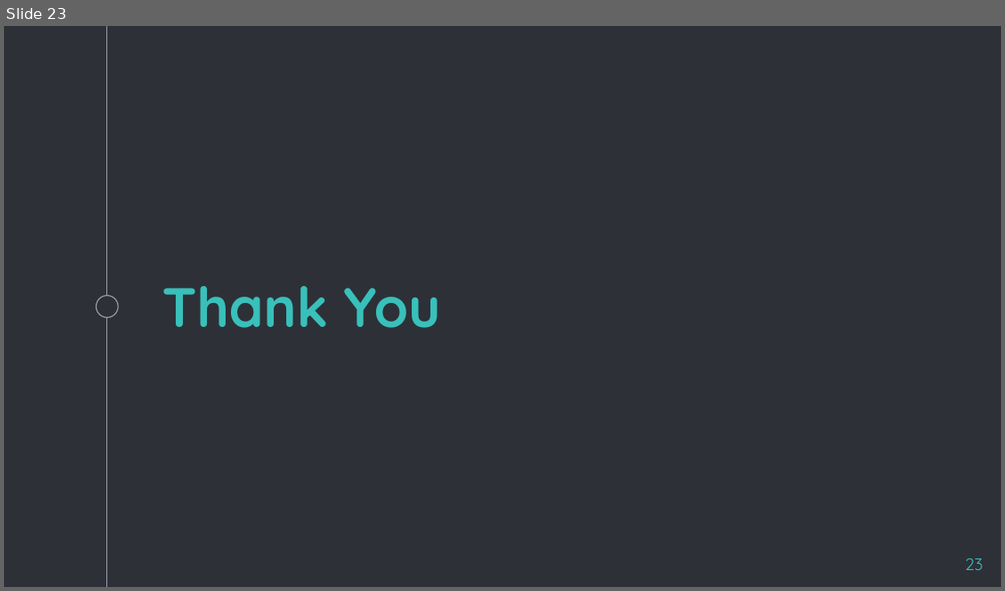
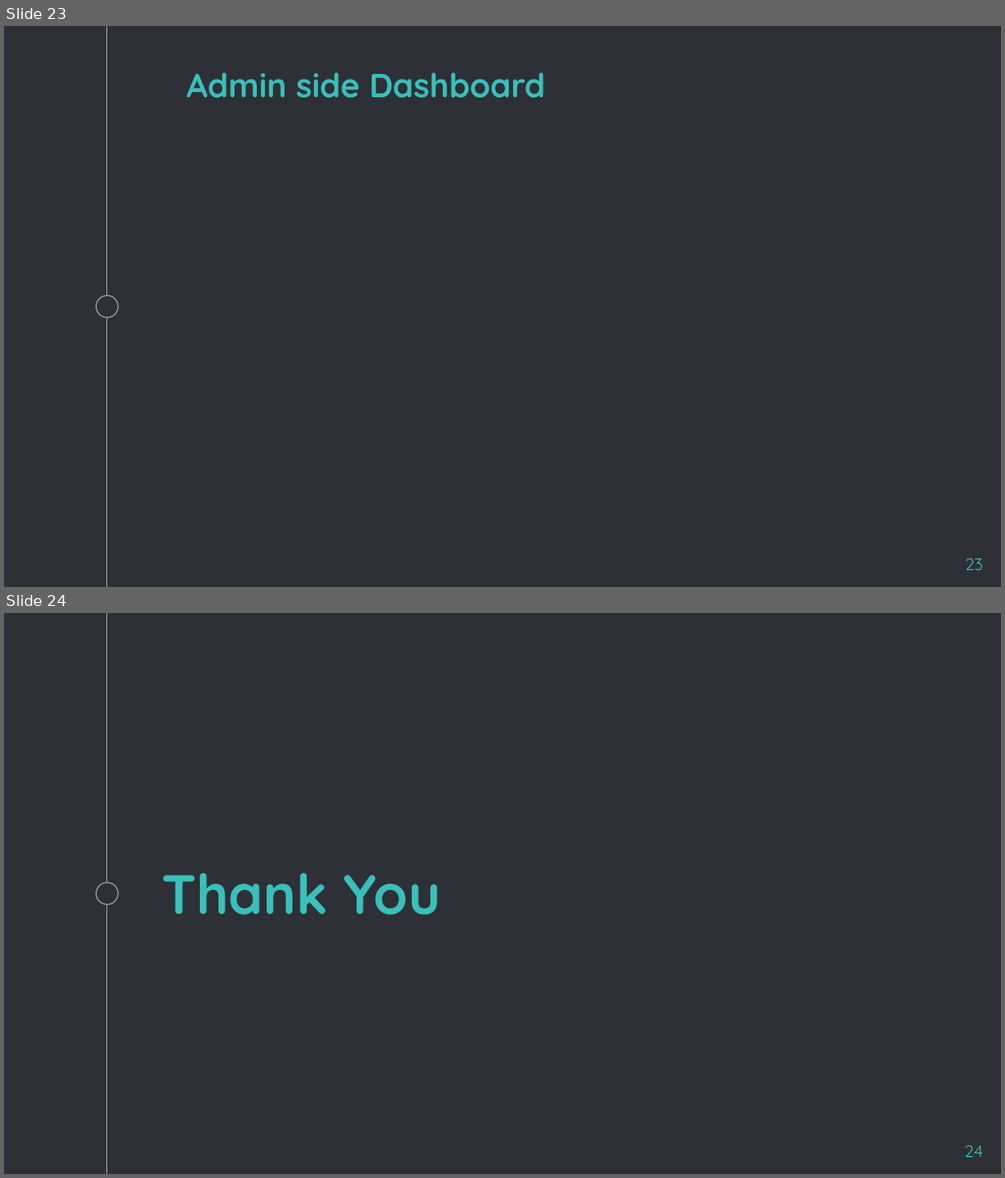
Before and after one commit to praptipatel18/Report, a slide deck: project.pptx. Shown one above the other, each under a label of ours: slide 23 before the commit, slides 23 and 24 after it. The pictures are 1005x591 and 1005x1178 pixels, drawn with LibreOffice and Linux fonts; fonts in the diff are those of the drawing. Boxes give left, top, right and bottom in pixels: in the first picture for what was removed or moved away, otherwise in the second. Text is boxed around its words. In the diff, an @@ line names an element or a change of style, - is before the commit and + after.

```diff
--- a/project.pptx
+++ b/project.pptx
@@ slide 23 added at (x1=4, y1=26, x2=1001, y2=587), background #2E3037; not listed: 2 template elements that a slide beside it also shows @@
@@ text added at (x1=186, y1=72, x2=545, y2=98), 24 pt, text #39C0BA, bold @@
+Admin side Dashboard
@@ page number added at (x1=965, y1=558, x2=983, y2=570), 12 pt, text #39C0BA @@
+23
@@ what was slide 23 is now slide 24 @@
@@ page number at (x1=964, y1=1145, x2=983, y2=1157): text changed @@
-23
+24
```
Also in this commit, not shown: 2 other slides added, 2 slides removed, 4 other files.
